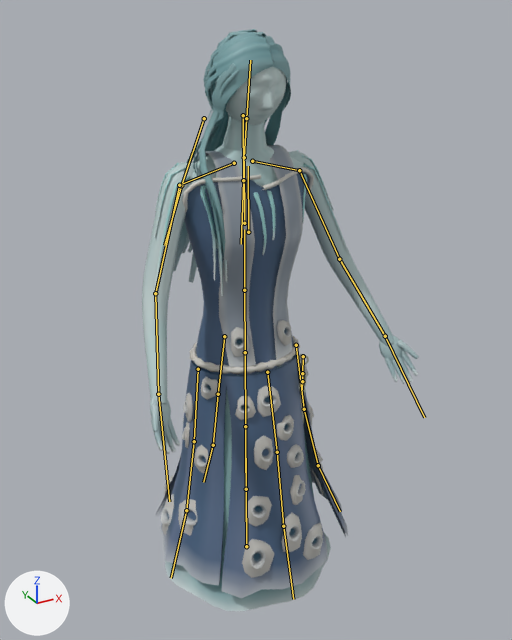
Two versions of the glTF model assets/creatures/kesh/kesh.glb, one commit apart.
Both versions are drawn from a 50 mm camera at (-2.24, -4.23, 4.21) aimed at (0.06, -0.06, 2.13). Arrows for +X, +Y and +Z are at lower left; the lights stay in place. The older version comes first. Both versions are drawn at frame 63 of the action 'rise'; the numbers are the values there. The bones that change, and the others that lie on the model, are drawn over the model as lines.

Objects in the first picture: 'kesh'.
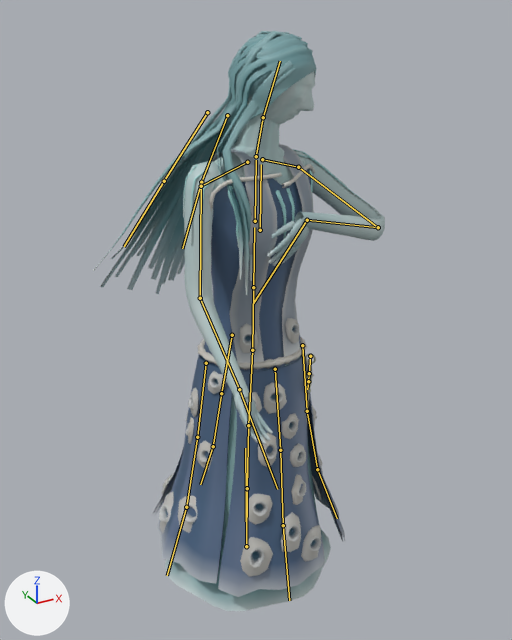
The change in detail:
Bone 'column_0' (bone_column_0) turns from (0, 0, 0) to (0, 0, -1) degrees about its own x, y and z.
Bone 'column_1' (bone_column_1) turns from (0, 0, 0) to (0, 0, -1) degrees about its own x, y and z.
Bone 'column_2' (bone_column_2) turns from (0, 0, 0) to (0, 0, -1) degrees about its own x, y and z.
Bone 'spine_0' (bone_spine_0) turns from (0, 0, 0) to (0, 0, 2) degrees about its own x, y and z.
Bone 'spine_1' (bone_spine_1) turns from (0, 0, 0) to (1, 8, 1) degrees about its own x, y and z.
Bone 'spine_2' (bone_spine_2) turns from (0, 0, 0) to (0, 8, 0) degrees about its own x, y and z.
Bone 'neck' (bone_neck) turns from (4, 0, 0) to (4, 6, -4) degrees about its own x, y and z.
Bone 'head' (bone_head) turns from (6, 0, 0) to (8, 14, -8) degrees about its own x, y and z.
Bone 'upper_l' (bone_upper_l) turns from (-4, -1, -7) to (-38, -6, -24) degrees about its own x, y and z.
Bone 'fore_l' (bone_fore_l) turns from (-10, -2, -2) to (-96, 54, 24) degrees about its own x, y and z.
Bone 'hand_l' (bone_hand_l) turns from (0, 0, 0) to (39, -6, 40) degrees about its own x, y and z.
Bone 'upper_r' (bone_upper_r) turns from (-4, 1, 7) to (-5, 2, -4) degrees about its own x, y and z.
Bone 'fore_r' (bone_fore_r) turns from (-10, 2, 2) to (-19, 4, 4) degrees about its own x, y and z.
Bone 'hand_r' (bone_hand_r) turns from (0, 0, 0) to (2, 10, 6) degrees about its own x, y and z.

What differs and where, as boxes (x1, y1, x2, y2) in the pictures (512 x 640 px):
'kesh', posed: before (142, 29, 419, 611); after (93, 31, 385, 611)
bone 'column_0', root to tip: before (246, 546) to (246, 489); after (246, 546) to (247, 488)
bone 'column_1', root to tip: before (246, 489) to (245, 426); after (247, 488) to (248, 425)
bone 'column_2', root to tip: before (245, 426) to (245, 352); after (248, 425) to (252, 350)
bone 'spine_0', root to tip: before (245, 352) to (244, 290); after (252, 350) to (253, 287)
bone 'spine_1', root to tip: before (244, 290) to (244, 229); after (253, 287) to (254, 227)
bone 'spine_2', root to tip: before (244, 223) to (244, 161); after (255, 221) to (256, 160)
bone 'neck', root to tip: before (244, 157) to (246, 118); after (256, 156) to (263, 117)
bone 'head', root to tip: before (246, 118) to (250, 60); after (263, 117) to (280, 61)
bone 'upper_l', root to tip: before (299, 170) to (339, 259); after (298, 167) to (378, 227)
bone 'fore_l', root to tip: before (339, 259) to (385, 336); after (378, 227) to (307, 220)
bone 'hand_l', root to tip: before (385, 336) to (424, 417); after (307, 220) to (253, 303)
bone 'upper_r', root to tip: before (179, 185) to (155, 293); after (201, 186) to (200, 298)
bone 'fore_r', root to tip: before (155, 293) to (158, 394); after (200, 298) to (239, 389)
bone 'hand_r', root to tip: before (158, 394) to (169, 501); after (239, 389) to (277, 489)
